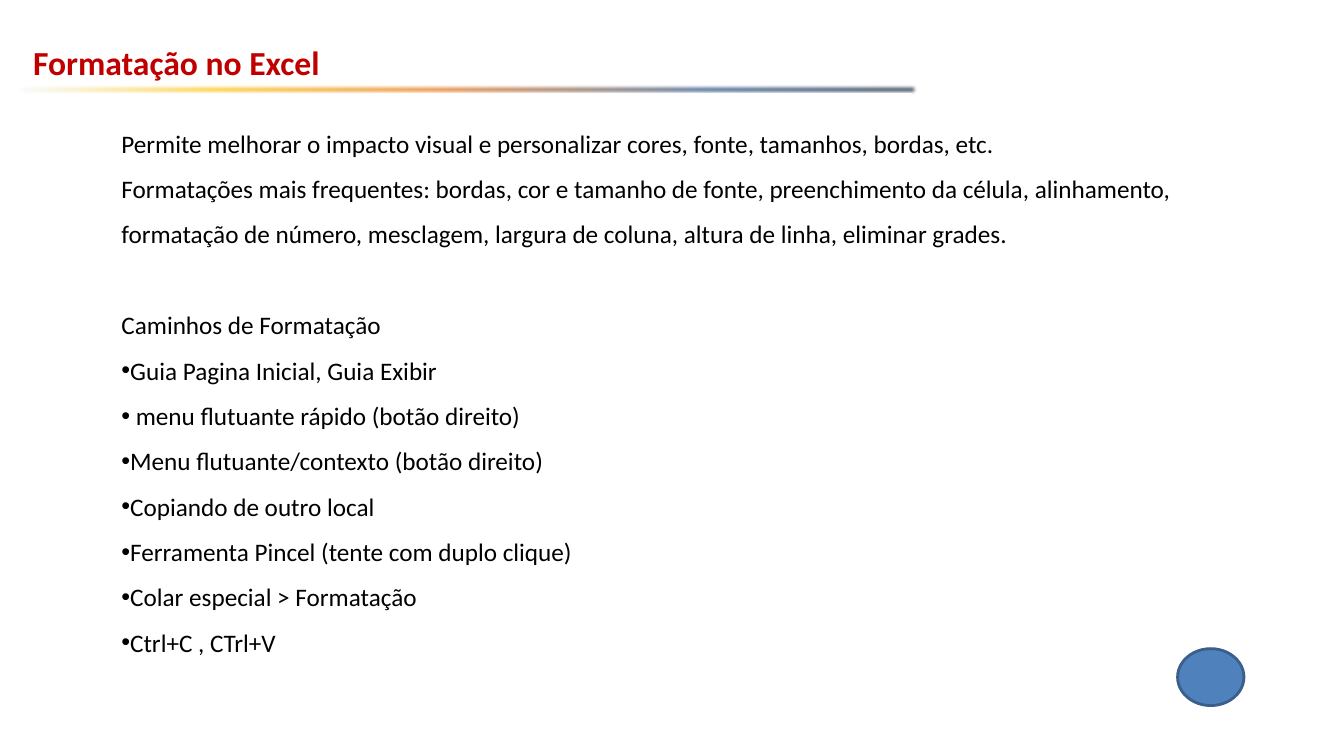
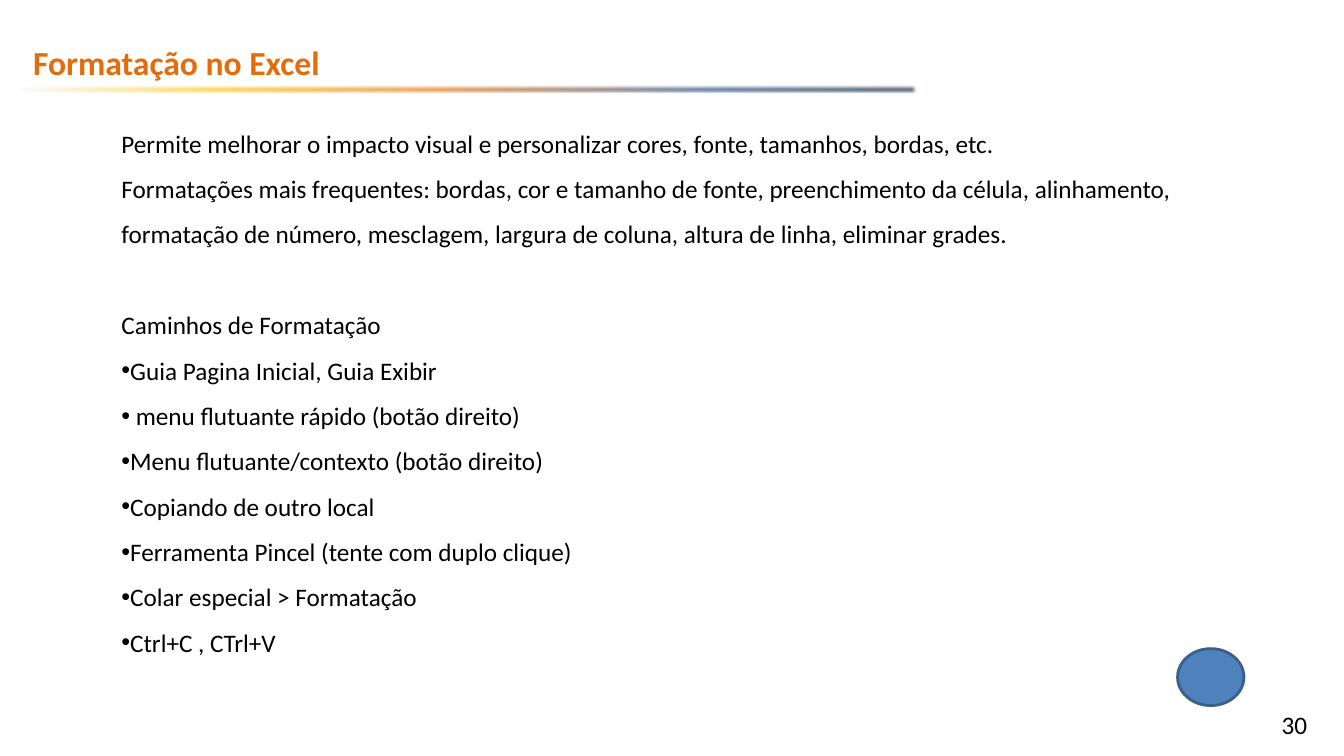
Before and after one commit to emerson-fenrir/Excel_Basico, a slide deck: slide 30 of Aula3.pptx (slide 27 before the commit). Drawn at 1344x756 pixels with LibreOffice and Linux fonts; fonts in the diff are those of the drawing; background and template pictures are left out. Boxes give left, top, right and bottom in pixels: in the first picture for what was removed or moved away, otherwise in the second. Text is boxed around its words. In the diff, an @@ line names an element or a change of style, - is before the commit and + after.

```diff
--- a/Aula3.pptx
+++ b/Aula3.pptx
@@ text "Formatação no Excel" at (33,51,319,81): text colour #C00000 to #E46C0A @@
@@ page number added at (1282,717,1308,734), 18 pt, text #000000 @@
+30
```
Also in this commit, not shown: 43 other slides changed, 3 slides added, 1 other file.
